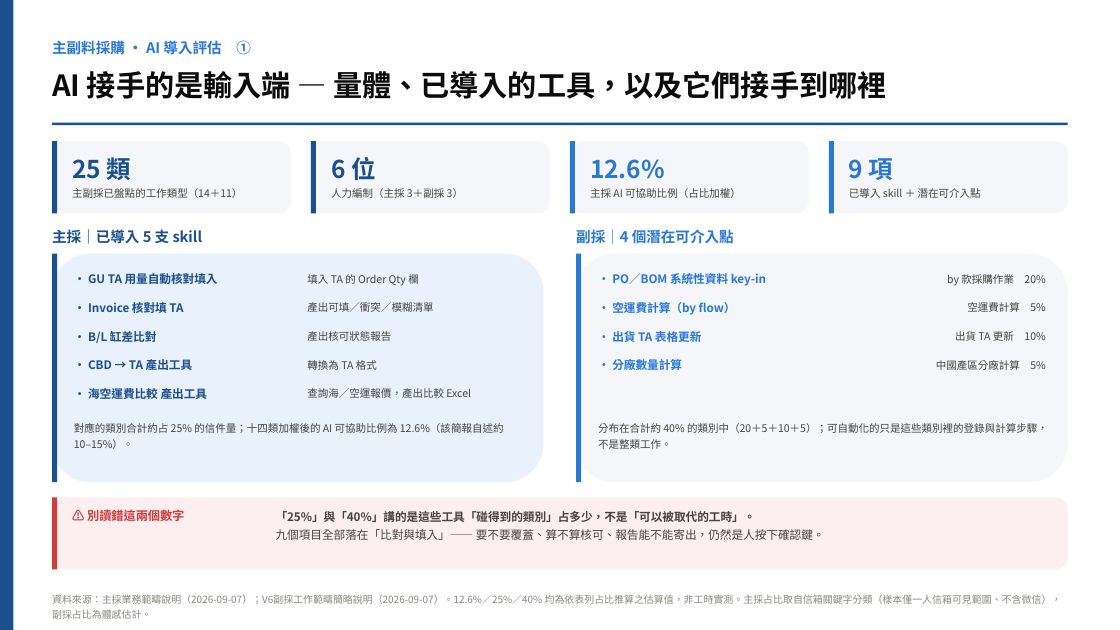
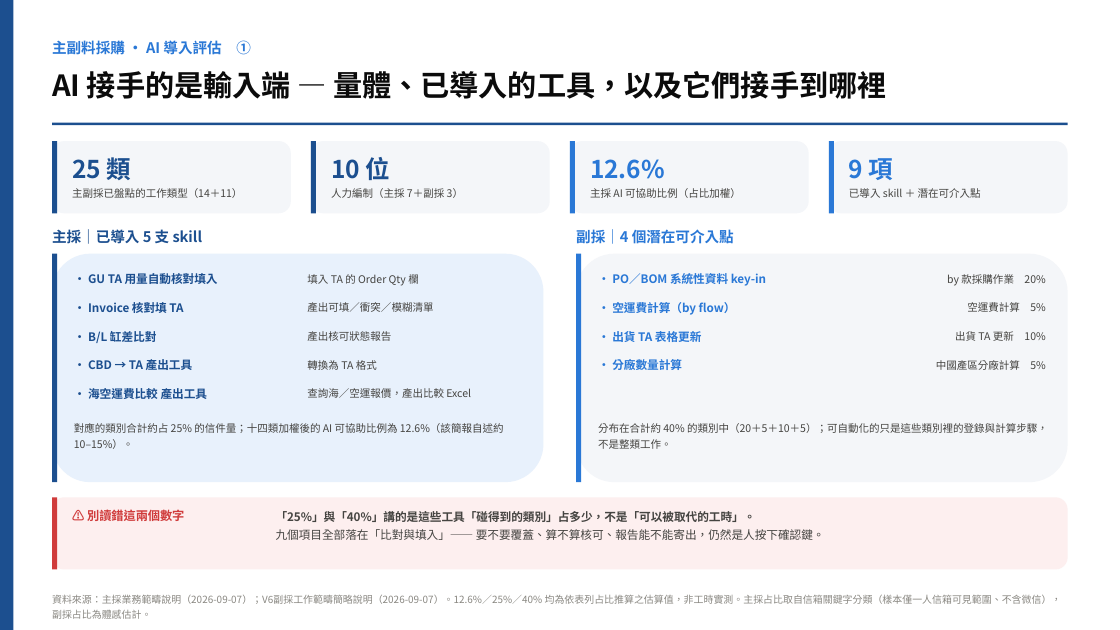
Before and after one commit to yc20054321-art/joyce, a slide deck: slide 1 of V6主副料採購_AI導入評估_20260908.pptx. Drawn at 1120x630 pixels with LibreOffice and Linux fonts; fonts in the diff are those of the drawing. Boxes give left, top, right and bottom in pixels: in the first picture for what was removed or moved away, otherwise in the second. Text is boxed around its words. In the diff, an @@ line names an element or a change of style, - is before the commit and + after.

```diff
--- a/V6主副料採購_AI導入評估_20260908.pptx
+++ b/V6主副料採購_AI導入評估_20260908.pptx
@@ text at <box>331,157,391,180</box>: text changed @@
-6 位
+10 位
@@ text at <box>331,188,463,198</box>: text changed @@
-人力編制（主採 3＋副採 3）
+人力編制（主採 7＋副採 3）
```
Also in this commit, not shown: 1 other slide changed, 2 other files.
